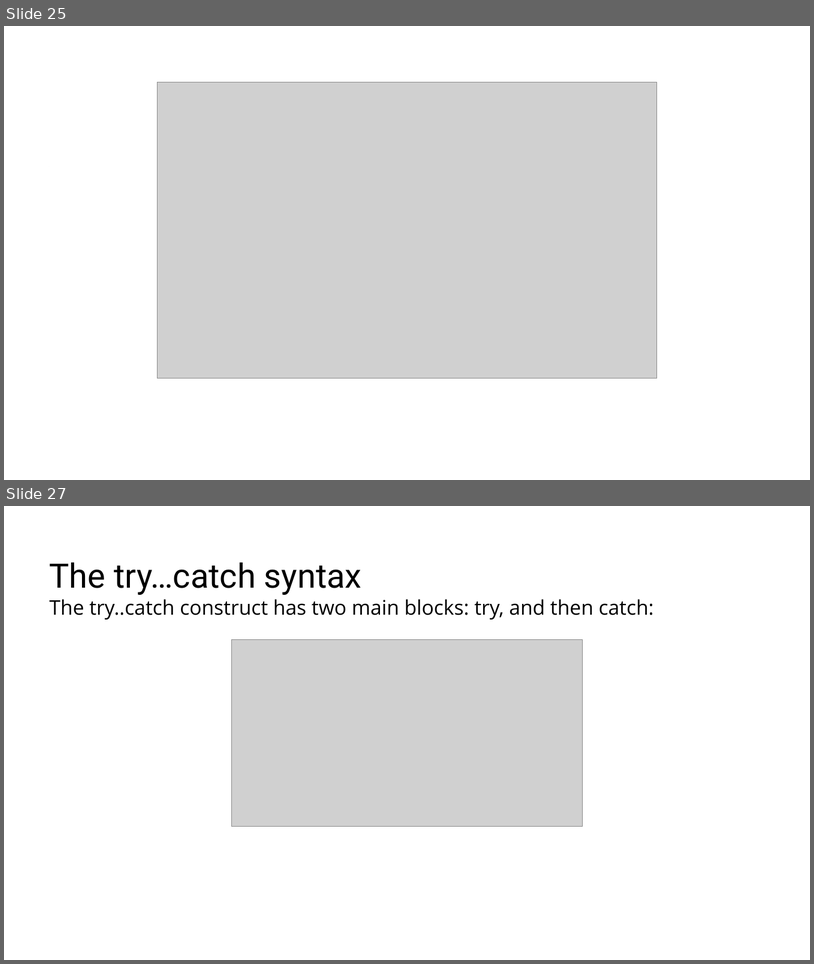
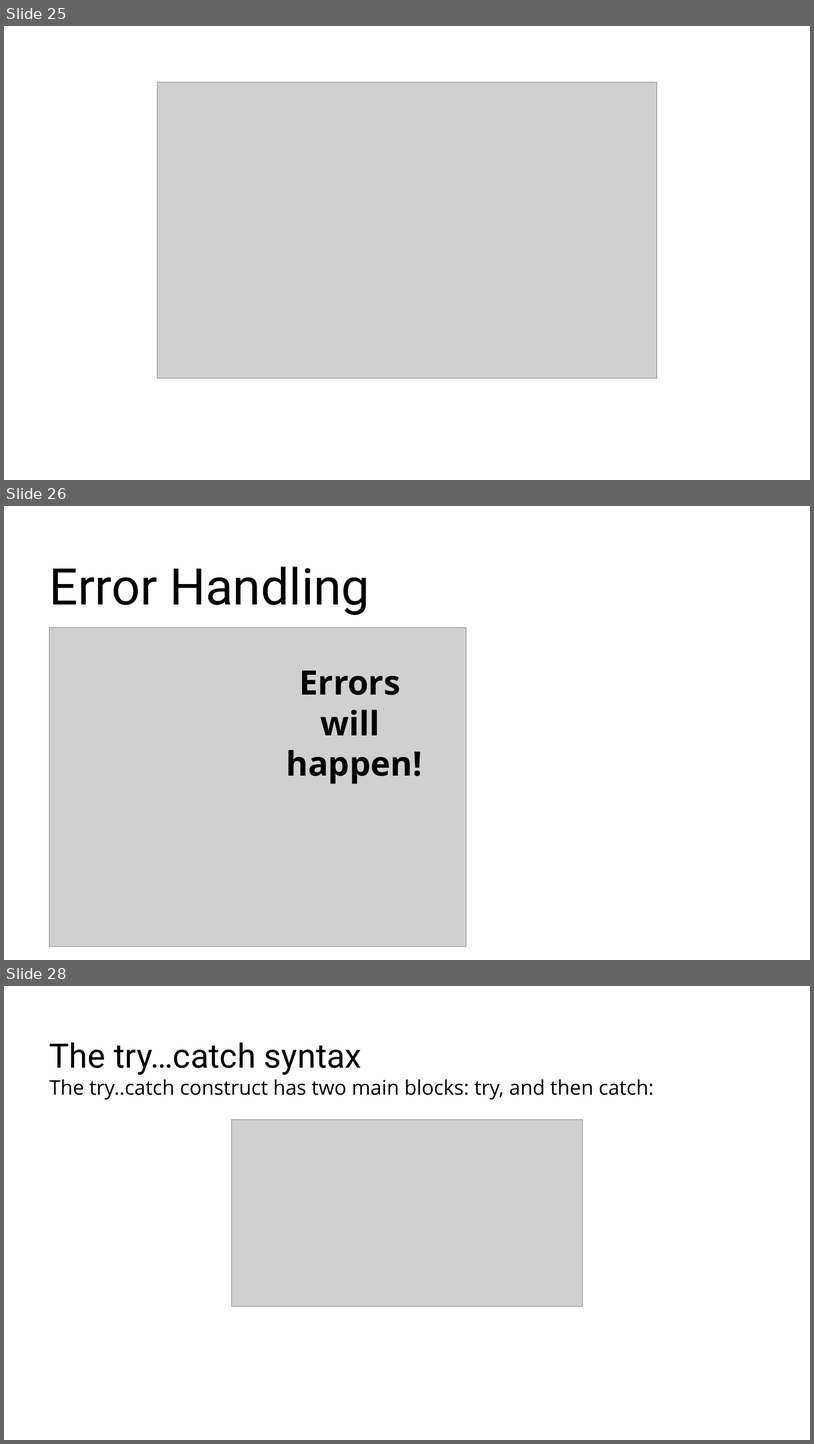
Before and after one commit to RostyslavSynenko/Lv-469.NodeJS, a slide deck: presentations/Loops. Error Handling, Strict mode.pptx. Shown one above the other, each under a label of ours: slides 25 and 27 before the commit, slides 25, 26 and 28 after it; the slides between them are not shown. The pictures are 814x964 and 814x1444 pixels, drawn with LibreOffice and Linux fonts; fonts in the diff are those of the drawing; grey boxes stand for pictures; background and template pictures are left out. Boxes give left, top, right and bottom in pixels: in the first picture for what was removed or moved away, otherwise in the second. Text is boxed around its words. In the diff, an @@ line names an element or a change of style, - is before the commit and + after.

```diff
--- a/presentations/Loops. Error Handling, Strict mode.pptx
+++ b/presentations/Loops. Error Handling, Strict mode.pptx
@@ slide 26 added at (4,506,810,960), background #FFFFFF @@
@@ title added at (50,567,370,615), 60 pt, text #000000 @@
+Error Handling
@@ picture added at (50,628,466,946) @@
@@ text added at (286,670,422,784), 40 pt, text #000000, bold @@
+Errors
+will
+happen!
@@ what was slide 27 is now slide 28 @@
```
Also in this commit, not shown: 1 slide changed.
